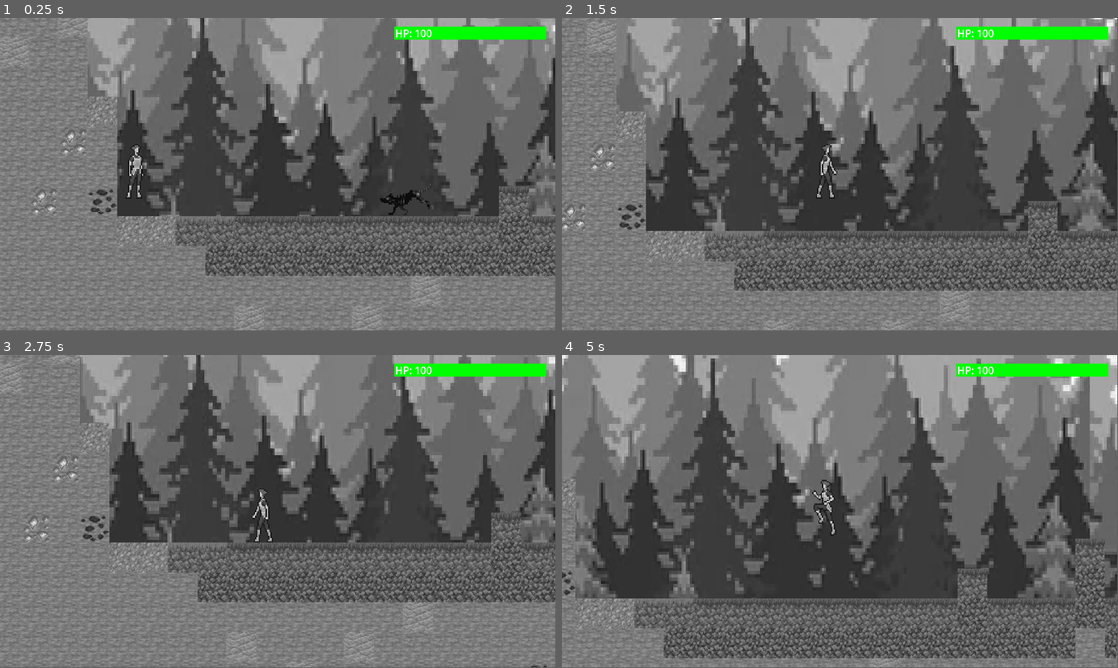
Above: before the commit, frames 1-4 (two rows, left to right).
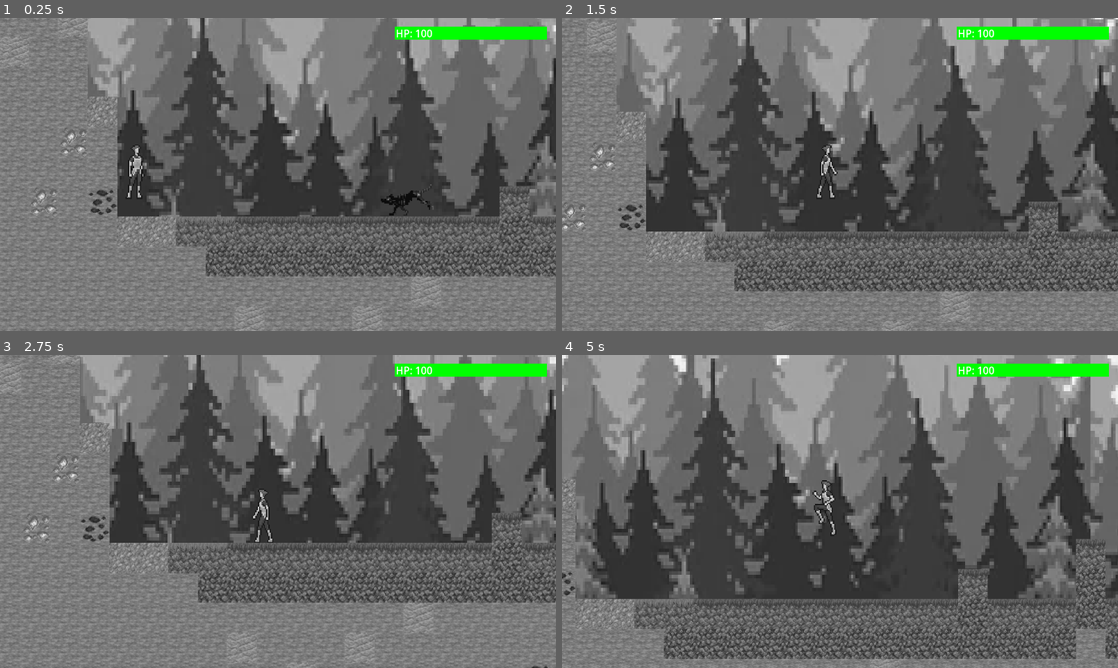
Above: after the commit, the same moments.

Repository: Max-Harold/GameJam25UD
Game: Godot game, scene res://scenes/levelOne.tscn
Two runs of this game, one before a commit and one after it. Both use one fixed random seed, a clock stepped at 60 frames per second and the inputs below.
Inputs (mouse positions are in pixels of both pictures, inside the frame that each line leads up to):
- Up to frame 1 (0.25 s): no input
- Up to frame 2 (1.5 s): tap Enter (ui_accept) at 0.5, 0.77 s; move the mouse to (962, 158) at 0.52 s; hold D (move_right) from 0.53 s (still down); click (962, 158) at 0.67 s; move the mouse to (728, 190) at 1.27 s
- Up to frame 3 (2.75 s): tap Enter (ui_accept) at 1.52 s; move the mouse to (333, 442) at 2.02 s; release D (move_right) at 2.03 s; hold A (move_left) from 2.03 s (still down)
- Up to frame 4 (5 s): move the mouse to (812, 574) at 2.77 s; release A (move_left) at 2.78 s; hold D (move_right) 2.78-4.28 s; click (812, 574) at 2.92 s; tap Enter (ui_accept) at 3.02, 3.77, 4.52 s; move the mouse to (1006, 558) at 3.52 s; move the mouse to (673, 464) at 4.27 s; hold A (move_left) from 4.28 s (still down)
The window is 799x449 before the commit and 800x450 after it. Grey fills any space a smaller window leaves; there, only what the larger window draws over its background counts as a difference.

The runs differ from the first frame. In frame 1, 3.7% of the frame differs, in the area x 0-100%, y 0-100%; in frame 2, 3.9%; in frame 3, 3.5%; in frame 4, 4.4%.

Commit message:
Finalized version

Diff:
--- a/player/player.tscn
+++ b/player/player.tscn
@@ -1,6 +1,7 @@
 [gd_scene load_steps=23 format=3 uid="uid://b1ioi4bpxgmyn"]
+
 [ext_resource type="Script" path="res://player/player.gd" id="1_6amjw"]
-[ext_resource type="Material" uid="uid://dcir7hxytmp4u" path="res://player/player_material.tres" id="1_dapo0"]
+[ext_resource type="Material" path="res://player/player_material.tres" id="1_dapo0"]
 [ext_resource type="Texture2D" uid="uid://dg0rtbpk2um43" path="res://player/maleBase/full/advnt_full.png" id="2_cuk4v"]
 [ext_resource type="AudioStream" uid="uid://cmxya2soxi7tg" path="res://sounds/scream.mp3" id="4_ttrrd"]
 [ext_resource type="AudioStream" uid="uid://cce4ymulwnpud" path="res://sounds/hurt.mp3" id="4_xyb52"]
@@ -158,9 +159,12 @@
 
 [node name="Scream" type="AudioStreamPlayer" parent="."]
 stream = ExtResource("4_ttrrd")
+volume_db = 10.0
 
 [node name="Walk" type="AudioStreamPlayer" parent="."]
 stream = ExtResource("6_dmicw")
+volume_db = -3.0
 
 [node name="Jump" type="AudioStreamPlayer" parent="."]
 stream = ExtResource("7_uhv5s")
+volume_db = -5.0
--- a/project.godot
+++ b/project.godot
@@ -19,6 +19,10 @@
 
 Globals="*res://Globals.gd"
 
+[display]
+
+window/stretch/mode="viewport"
+
 [input]
 
 move_left={
--- a/scenes/levelOne.tscn
+++ b/scenes/levelOne.tscn
@@ -13,12 +13,13 @@
 [ext_resource type="PackedScene" uid="uid://y0kl0cgygda6" path="res://environment/gravel.tscn" id="8_vyqqc"]
 [ext_resource type="PackedScene" uid="uid://c7k46hr77lmh3" path="res://environment/stonealt.tscn" id="9_njnup"]
 [ext_resource type="PackedScene" uid="uid://cvx3dxhsxmka3" path="res://environment/coal.tscn" id="10_nhyjq"]
-[ext_resource type="PackedScene" path="res://environment/path.tscn" id="13_78sa1"]
-[ext_resource type="PackedScene" path="res://environment/gold.tscn" id="14_shckq"]
+[ext_resource type="PackedScene" uid="uid://eggeidt2jvcx" path="res://environment/path.tscn" id="13_78sa1"]
+[ext_resource type="PackedScene" uid="uid://ciban304d4lkl" path="res://environment/gold.tscn" id="14_shckq"]
 [ext_resource type="PackedScene" uid="uid://dc32hueq6atf5" path="res://potion.tscn" id="15_ws2do"]
 [ext_resource type="PackedScene" uid="uid://1wol57ye2v8x" path="res://enemies/foirwizard/foirwizard.tscn" id="17_m5bys"]
-
-[node name="LevelOne" type="Node2D"]
+[ext_resource type="AudioStream" uid="uid://bb2o7f4bs8kw8" path="res://sounds/music.mp3" id="18_pj2i7"]
+
+[node name="LevelOne" type="Node2D" groups=["root"]]
 material = ExtResource("1_m6kpf")
 position = Vector2(232, -23)
 script = ExtResource("2_y7jld")
@@ -2006,5 +2007,10 @@
 position = Vector2(5458, 22)
 scale = Vector2(0.48, 0.48)
 
+[node name="AudioStreamPlayer" type="AudioStreamPlayer" parent="."]
+stream = ExtResource("18_pj2i7")
+volume_db = 5.0
+autoplay = true
+
 [connection signal="dies" from="Player" to="." method="_on_player_dies"]
 [connection signal="pressed" from="CanvasLayer/GameOver/VBoxContainer/Restart" to="." method="_on_restart_pressed"]
Not shown: 1 places in foirball/foirball.tscn that only renumber resources
Not shown: 1 places in scenes/levelOne.tscn that only renumber resources
Not shown: 1 places in scenes/levelTwo.tscn that only renumber resources
Not shown, added: sounds/music.mp3.import
Not shown, added: Music.m4a
Not shown, added: sounds/music.mp3
